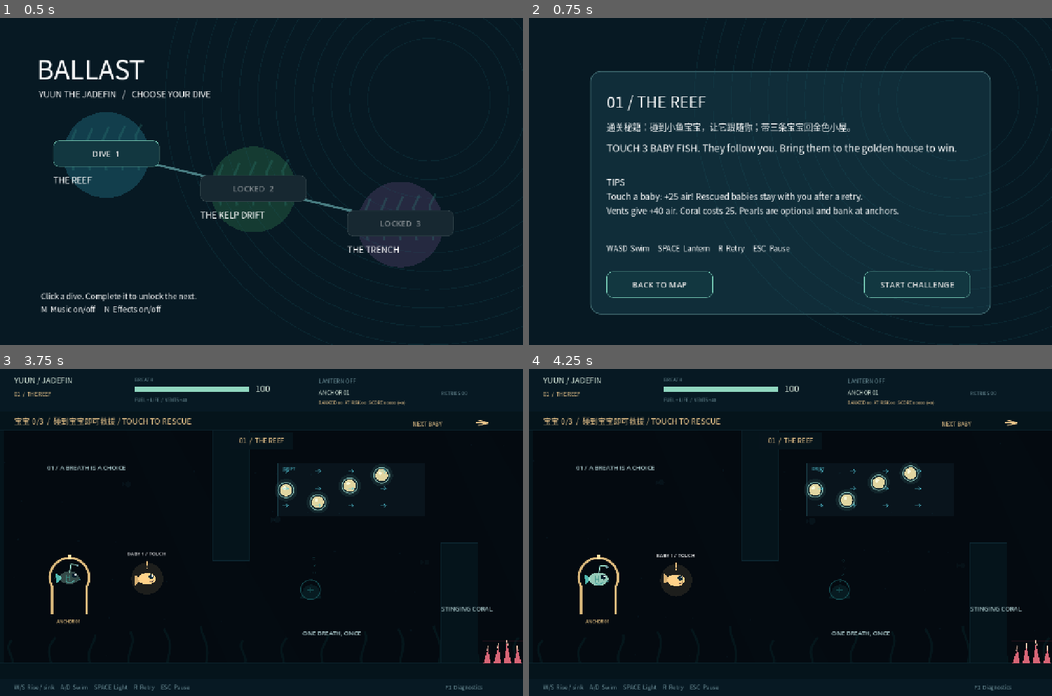
Above: before the commit, frames 1-4 (two rows, left to right).
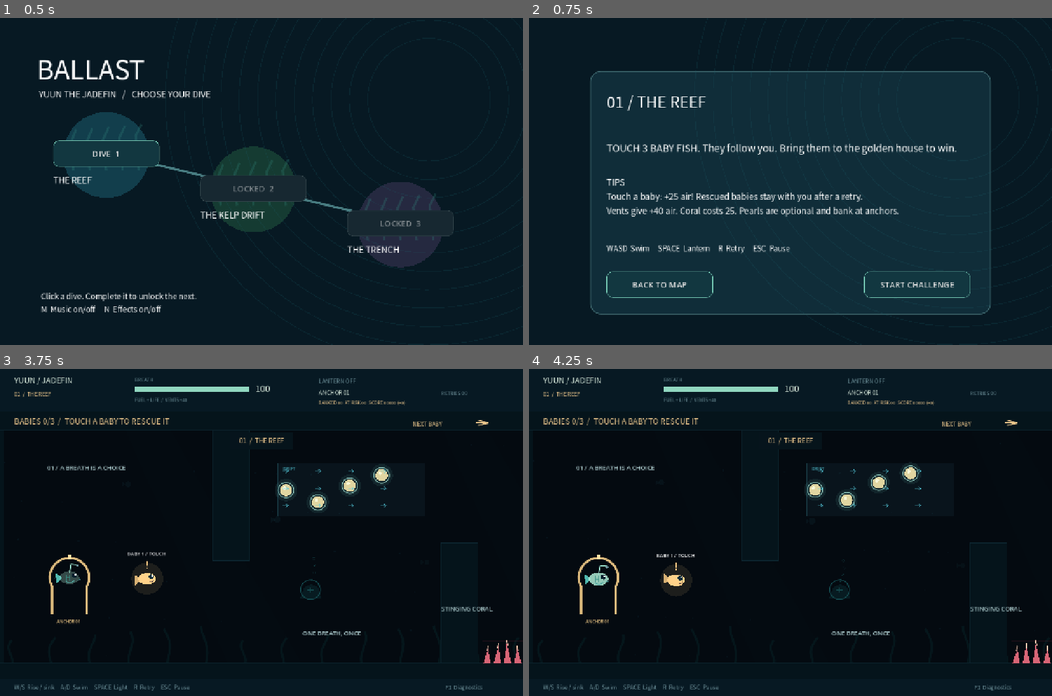
Above: after the commit, the same moments.

Repository: yhan3-ctrl/ballast
Game: Godot game, scene res://scenes/Main.tscn
Two runs of this game, one before a commit and one after it. Both use one fixed random seed, a clock stepped at 60 frames per second and the inputs below. Sound files missing from this copy of the repository are replaced by a short silence.
Inputs:
- Up to frame 1 (0.5 s): no input
- Up to frame 2 (0.75 s): click "DIVE 1" at 0.5 s
- Up to frame 3 (3.75 s): click "BACK TO MAP" at 1.25 s; tap A (left) at 2, 2.75 s; hold D (right) 2.03-2.78 s; hold Space (lantern) 2.03-2.78 s; hold S (down) 2.78-3.5 s; tap Enter (start) at 2.85 s; click "START CHALLENGE" at 3.5 s
- Up to frame 4 (4.25 s): no input

Frame 1 is identical in both runs. In frame 2, 0.7% of the frame differs, in the area x 14-62%, y 32-35%; in frame 3, 0.5%; in frame 4, 0.5%.

Commit message:
fix: keep all player-facing rescue text in English

Diff:
--- a/scripts/chapter_menu.gd
+++ b/scripts/chapter_menu.gd
@@ -66,7 +66,6 @@
 	elif world.intro_chapter >= 0:
 		var chapter: int = world.intro_chapter
 		label_at("%02d / %s" % [chapter + 1, TITLES[chapter]], Vector2(190, 175), Vector2(900, 65), 38)
-		label_at("通关秘籍：碰到小鱼宝宝，让它跟随你；带三条宝宝回金色小屋。", Vector2(190, 250), Vector2(880, 40), 21)
 		label_at(GOALS[chapter], Vector2(190, 300), Vector2(880, 80), 24)
 		label_at("TIPS\n" + TIPS[chapter], Vector2(190, 385), Vector2(880, 145), 21)
 		label_at("WASD  Swim     SPACE  Lantern     R  Retry     ESC  Pause", Vector2(190, 550), Vector2(900, 35), 18)
--- a/scripts/hud.gd
+++ b/scripts/hud.gd
@@ -40,7 +40,7 @@
 	text(Vector2(1090, 784), "F1  Diagnostics", 13, MUTED)
 	if not world.test_room:
 		var count: int = world.rescued_babies.size()
-		text(Vector2(35, 135), "宝宝 %d/3  /  %s" % [count, "带它们回金色小屋 / GO HOME" if count == 3 else "碰到宝宝即可救援 / TOUCH TO RESCUE"], 19, GOLD)
+		text(Vector2(35, 135), "BABIES %d/3  /  %s" % [count, "BRING THEM TO THE GOLDEN HOUSE" if count == 3 else "TOUCH A BABY TO RESCUE IT"], 19, GOLD)
 		var direction: Vector2 = (world.objective_position() - p.position).normalized()
 		var origin := Vector2(1180, 132)
 		draw_line(origin - direction * 14, origin + direction * 14, GOLD, 3, true)
@@ -48,7 +48,7 @@
 		draw_line(origin + direction * 14, origin + direction.rotated(-2.5) * 10, GOLD, 3, true)
 		text(Vector2(1010, 140), "HOME" if count == 3 else "NEXT BABY", 14, GOLD)
 	if p.flow_gliding:
-		text(Vector2(380, 730), "顺流滑行 · 正在省气 / GLIDING / %.1f AIR PER SECOND" % p.drain_rate, 17, Color("a5fff1"))
+		text(Vector2(380, 730), "FLOW GLIDE / SAVING AIR / %.1f AIR PER SECOND" % p.drain_rate, 17, Color("a5fff1"))
 	if world.rescue_notice_left > 0:
 		var reward := "+%d AIR" % roundi(world.rescue_air_gain) if world.rescue_air_gain > 0 else "A NEW FRIEND!"
 		text(Vector2(340, 265), "BABY RESCUED!  %s  /  %d OF 3" % [reward, world.rescued_babies.size()], 24, GOLD)
--- a/scripts/world.gd
+++ b/scripts/world.gd
@@ -724,7 +724,7 @@
 	if not exit_settled and not player.dying and not respawn_pending and player.position.distance_to(exit_point) < 65:
 		if not test_room and rescued_babies.size() < 3:
 			if home_hint_left <= 0:
-				notify("还差 %d 条宝宝！跟着箭头找它们 / FIND %d MORE BABIES" % [3 - rescued_babies.size(), 3 - rescued_babies.size()])
+				notify("FIND %d MORE BABIES / FOLLOW THE ARROW" % (3 - rescued_babies.size()))
 				home_hint_left = 5.0
 			return
 		exit_settled = true
Not shown, changed: GDD.md
Not shown, changed: PLAYTEST.md
Not shown, changed: README.md
Not shown, changed: docs/FINAL-REVIEW.md
